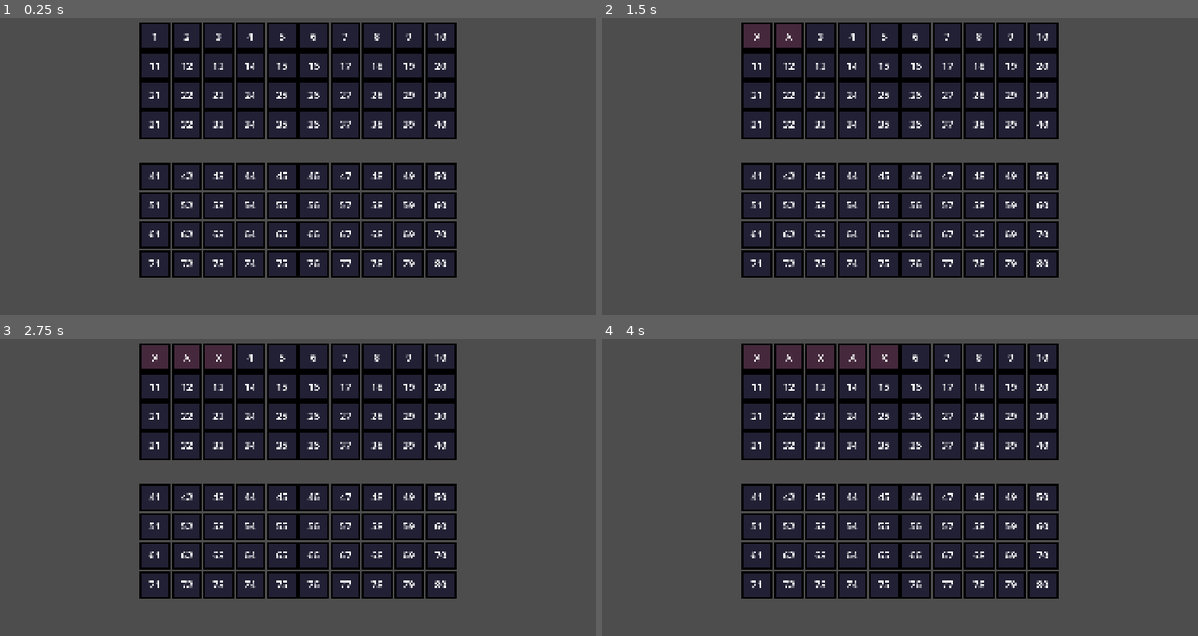
Above: before the commit, frames 1-4 (two rows, left to right).
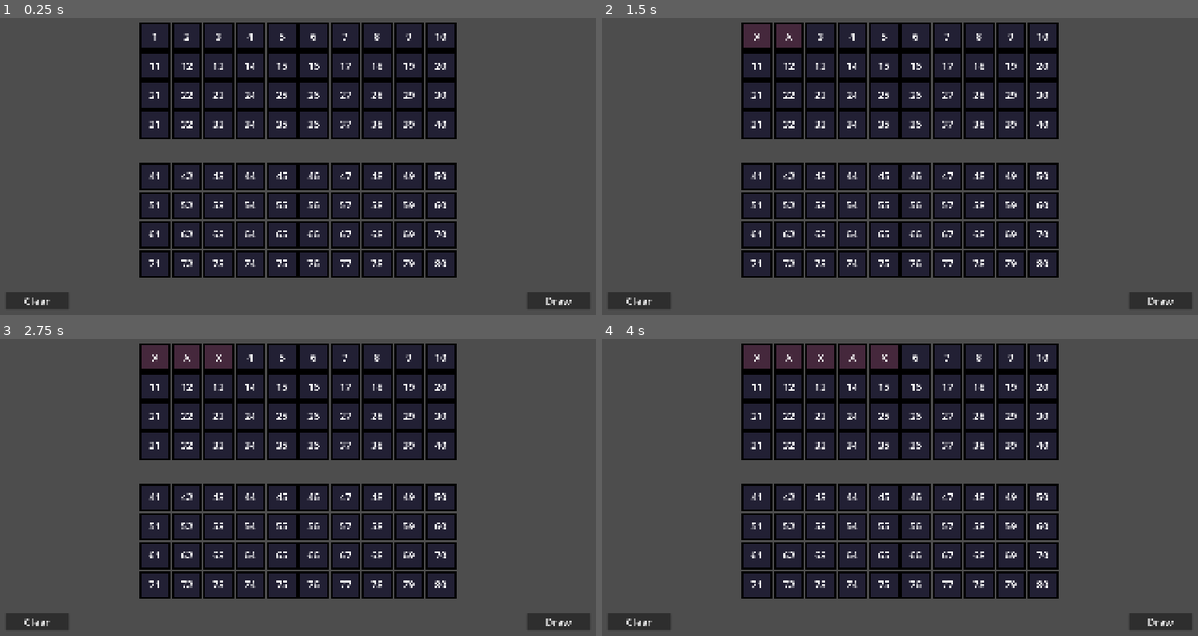
Above: after the commit, the same moments.

Repository: tchrjs/keno
Game: Godot game, scene res://scenes/game/game.tscn
Same seed, same stepped clock (60 frames per second), same inputs: the game is played once before the commit and once after it.
Inputs:
- Up to frame 1 (0.25 s): no input
- Up to frame 2 (1.5 s): click "1" at 0.5 s; click "2" at 1.25 s
- Up to frame 3 (2.75 s): click "3" at 2 s
- Up to frame 4 (4 s): click "4" at 2.75 s; click "5" at 3.5 s

The runs differ from the first frame. In frame 1, 1.2% of the frame differs, in the area x 1-99%, y 92-98%; in frame 2, 1.2%; in frame 3, 1.2%; in frame 4, 1.2%.

Commit message:
added state machine and engines

Diff:
--- /dev/null
+++ b/autoload/keno_engine/keno_engine.gd
@@ -0,0 +1,29 @@
+extends Node
+
+var unpicked_numbers: Array[int] = []
+
+func get_draw(picked_numbers: Array[int]) -> Result:
+	_reset()
+
+	# Get results.
+	var result: Result = Result.new()
+	var drawn_numbers: Array[int] = _draw(MathEngine.draw_number)
+
+	# Set draw results.
+	result.drawn_numbers = drawn_numbers
+	result.picked_numbers = picked_numbers
+	result.credits_won = 0
+	return result
+
+func _reset() -> void:
+	unpicked_numbers = []
+	for i in range(1, MathEngine.pool_size + 1):
+		unpicked_numbers.append(i)
+
+func _draw(draw_number: int) -> Array[int]:
+	var drawn_numbers: Array[int] = []
+	for i in MathEngine.draw_number:
+		var picked_index: int = randi_range(0, unpicked_numbers.size() - 1)
+		drawn_numbers.append(unpicked_numbers[picked_index])
+		unpicked_numbers.remove_at(picked_index)
+	return drawn_numbers
--- a/autoload/math_engine/math_engine.gd
+++ b/autoload/math_engine/math_engine.gd
@@ -5,3 +5,9 @@
 @export var max_pick: int = 10
 @export var draw_number: int = 20
 @export var pool_size: int = 80
+
+var current_result: Result
+
+func draw(picked_numbers: Array[int]) -> void:
+	var result: Result = KenoEngine.get_draw(picked_numbers)
+	current_result = result
--- a/components/board/board.gd
+++ b/components/board/board.gd
@@ -7,8 +7,8 @@
 var spots: Array[Spot] = []
 var marked_spots: Array[Spot] = []
 
+# Add spots onto grid container.
 func _ready() -> void:
-	# Add spots onto grid container.
 	for i in range(1, MathEngine.pool_size + 1):
 		var spot: Spot = spot_scene.instantiate()
 		spot.set_number(i)
@@ -20,6 +20,12 @@
 		else:
 			bottom_grid_container.add_child(spot)
 
+# Clear all marked spots.
+func clear() -> void:
+	for spot in marked_spots.duplicate():
+		_on_spot_mark_toggled(spot, false)
+
+# Update marked spots.
 func _on_spot_mark_toggled(spot: Spot, toggled_on: bool) -> void:
 	if toggled_on:
 		if marked_spots.size() < MathEngine.max_pick:
--- a/components/board/spot.tscn
+++ b/components/board/spot.tscn
@@ -9,6 +9,7 @@
 offset_right = 104.0
 offset_bottom = 96.0
 focus_mode = 0
+toggle_mode = true
 flat = true
 script = ExtResource("1_xdq5v")
 background = NodePath("Background")
--- /dev/null
+++ b/components/dashboard/dashboard.gd
@@ -0,0 +1,22 @@
+class_name Dashboard extends Control
+
+signal draw_pressed
+
+@export var board: Board
+@export var clear_button: Button
+@export var draw_button: Button
+
+func disable_all() -> void:
+	clear_button.disabled = true
+	draw_button.disabled = true
+
+func enable_all() -> void:
+	clear_button.disabled = false
+	draw_button.disabled = false
+
+func _on_clear_button_pressed() -> void:
+	board.clear()
+
+func _on_draw_button_pressed() -> void:
+	disable_all()
+	emit_signal("draw_pressed")
--- /dev/null
+++ b/components/dashboard/dashboard.tscn
@@ -0,0 +1,45 @@
+[gd_scene load_steps=2 format=3 uid="uid://v1nnvw684ug3"]
+
+[ext_resource type="Script" uid="uid://d0dp8nyoprl7t" path="res://components/dashboard/dashboard.gd" id="1_bclks"]
+
+[node name="Dashboard" type="Control" node_paths=PackedStringArray("clear_button", "draw_button")]
+layout_mode = 3
+anchors_preset = 12
+anchor_top = 1.0
+anchor_right = 1.0
+anchor_bottom = 1.0
+grow_horizontal = 2
+grow_vertical = 0
+script = ExtResource("1_bclks")
+clear_button = NodePath("MarginContainer/ClearButton")
+draw_button = NodePath("MarginContainer/DrawButton")
+
+[node name="MarginContainer" type="MarginContainer" parent="."]
+layout_mode = 1
+anchors_preset = 12
+anchor_top = 1.0
+anchor_right = 1.0
+anchor_bottom = 1.0
+offset_top = -91.0
+grow_horizontal = 2
+grow_vertical = 0
+theme_override_constants/margin_left = 38
+theme_override_constants/margin_right = 38
+theme_override_constants/margin_bottom = 38
+
+[node name="ClearButton" type="Button" parent="MarginContainer"]
+custom_minimum_size = Vector2(200, 48)
+layout_mode = 2
+size_flags_horizontal = 0
+theme_override_font_sizes/font_size = 32
+text = "Clear"
+
+[node name="DrawButton" type="Button" parent="MarginContainer"]
+custom_minimum_size = Vector2(200, 48)
+layout_mode = 2
+size_flags_horizontal = 8
+theme_override_font_sizes/font_size = 32
+text = "Draw"
+
+[connection signal="pressed" from="MarginContainer/ClearButton" to="." method="_on_clear_button_pressed"]
+[connection signal="pressed" from="MarginContainer/DrawButton" to="." method="_on_draw_button_pressed"]
--- /dev/null
+++ b/components/keno/idle.gd
@@ -0,0 +1,15 @@
+class_name Idle extends State
+
+@export var dashboard: Dashboard
+
+func _ready() -> void:
+	dashboard.connect("draw_pressed", _on_play_started)
+
+func enter() -> void:
+	dashboard.enable_all()
+
+func exit() -> void:
+	dashboard.disable_all()
+
+func _on_play_started() -> void:
+	transitioned.emit(self, "play")
--- /dev/null
+++ b/components/keno/play.gd
@@ -0,0 +1,15 @@
+class_name Play extends State
+
+@export var board: Board
+
+func _init() -> void:
+	pass
+
+func enter() -> void:
+	var picked_numbers: Array[int] = []
+	for spot in board.marked_spots:
+		picked_numbers.append(spot.number)
+	MathEngine.draw(picked_numbers)
+
+func exit() -> void:
+	pass
--- a/project.godot
+++ b/project.godot
@@ -17,6 +17,7 @@
 
 [autoload]
 
+KenoEngine="*res://autoload/keno_engine/keno_engine.gd"
 MathEngine="*res://autoload/math_engine/math_engine.gd"
 
 [display]
@@ -25,6 +26,17 @@
 window/size/viewport_height=1080
 window/stretch/mode="canvas_items"
 
+[file_customization]
+
+folder_colors={
+"res://assets/": "red",
+"res://autoload/": "orange",
+"res://components/": "purple",
+"res://resources/": "pink",
+"res://scenes/": "teal",
+"res://util/": "blue"
+}
+
 [rendering]
 
 textures/canvas_textures/default_texture_filter=0
--- /dev/null
+++ b/resources/results/result.gd
@@ -0,0 +1,5 @@
+class_name Result extends Resource
+
+@export var drawn_numbers: Array[int] = []
+@export var picked_numbers: Array[int] = []
+@export var credits_won: int = 0
--- /dev/null
+++ b/resources/results/result.tres
@@ -0,0 +1,8 @@
+[gd_resource type="Resource" load_steps=2 format=3 uid="uid://ctoslf05eoqvk"]
+
+[ext_resource type="Script" uid="uid://cdar0sgdcbcj3" path="res://resources/results/result.gd" id="1_dvb5f"]
+
+[resource]
+script = ExtResource("1_dvb5f")
+drawn_numbers = Array[int]([])
+marked_numbers = Array[int]([])
--- a/scenes/game/game.gd
+++ b/scenes/game/game.gd
@@ -1 +1,6 @@
-extends Node
+class_name Game extends Node
+
+@export var state_machine: StateMachine
+
+func _ready() -> void:
+	state_machine.enter_initial_state()
--- a/scenes/game/game.tscn
+++ b/scenes/game/game.tscn
@@ -1,7 +1,32 @@
-[gd_scene load_steps=2 format=3 uid="uid://l577flp108ri"]
+[gd_scene load_steps=7 format=3 uid="uid://l577flp108ri"]
 
+[ext_resource type="Script" uid="uid://kxnas1ki4fwo" path="res://scenes/game/game.gd" id="1_7h61r"]
 [ext_resource type="PackedScene" uid="uid://bbb5whurct50v" path="res://components/board/board.tscn" id="1_sul5r"]
+[ext_resource type="PackedScene" uid="uid://v1nnvw684ug3" path="res://components/dashboard/dashboard.tscn" id="3_0sr1o"]
+[ext_resource type="Script" uid="uid://d4l762fs6cxyv" path="res://components/keno/idle.gd" id="3_5i0tg"]
+[ext_resource type="Script" uid="uid://c4lp8iaajefax" path="res://components/keno/play.gd" id="4_5i0tg"]
+[ext_resource type="Script" uid="uid://brwmd6hywtyyt" path="res://util/state_machine/state_machine.gd" id="4_kelw5"]
 
-[node name="Game" type="Node"]
+[node name="Game" type="Node" node_paths=PackedStringArray("state_machine")]
+script = ExtResource("1_7h61r")
+state_machine = NodePath("StateMachine")
+
+[node name="StateMachine" type="Node" parent="." node_paths=PackedStringArray("initial_state")]
+script = ExtResource("4_kelw5")
+initial_state = NodePath("Idle")
+metadata/_custom_type_script = "uid://brwmd6hywtyyt"
+
+[node name="Idle" type="Node" parent="StateMachine" node_paths=PackedStringArray("dashboard")]
+script = ExtResource("3_5i0tg")
+dashboard = NodePath("../../Dashboard")
+metadata/_custom_type_script = "uid://lyh78ppnftnq"
+
+[node name="Play" type="Node" parent="StateMachine" node_paths=PackedStringArray("board")]
+script = ExtResource("4_5i0tg")
+board = NodePath("../../Board")
+metadata/_custom_type_script = "uid://lyh78ppnftnq"
 
 [node name="Board" parent="." instance=ExtResource("1_sul5r")]
+
+[node name="Dashboard" parent="." node_paths=PackedStringArray("board") instance=ExtResource("3_0sr1o")]
+board = NodePath("../Board")
--- a/scenes/menu/menu.tscn
+++ b/scenes/menu/menu.tscn
@@ -2,5 +2,5 @@
 
 [ext_resource type="Script" uid="uid://c4u3188ig7smt" path="res://scenes/menu/menu.gd" id="1_klgdb"]
 
-[node name="Menu" type="Node2D"]
+[node name="Menu" type="Node"]
 script = ExtResource("1_klgdb")
--- /dev/null
+++ b/util/state_machine/state.gd
@@ -0,0 +1,16 @@
+class_name State extends Node
+
+@warning_ignore("unused_signal")
+signal transitioned(state: State, new_state_name: String)
+
+func enter() -> void:
+	pass
+
+func exit() -> void:
+	pass
+
+func update(_delta: float) -> void:
+	pass
+
+func physics_update(_delta: float) -> void:
+	pass
--- /dev/null
+++ b/util/state_machine/state_machine.gd
@@ -0,0 +1,43 @@
+class_name StateMachine extends Node
+
+@export var initial_state : State
+
+var current_state : State
+var states : Dictionary = {}
+
+func _ready() -> void:
+	for child in get_children():
+		if child is State:
+			states[child.name.to_lower()] = child
+			child.transitioned.connect(_on_child_transition)
+
+func enter_initial_state() -> void:
+	if initial_state:
+		_enter_state(initial_state)
+
+func _process(delta) -> void:
+	if current_state:
+		current_state.update(delta)
+
+func _physics_process(delta) -> void:
+	if current_state:
+		current_state.physics_update(delta)
+
+func _on_child_transition(state: State, new_state_name: String) -> void:
+	if state != current_state:
+		return
+
+	var new_state: State = states.get(new_state_name.to_lower())
+	if !new_state:
+		print("Warning: " + new_state_name + " does not exist.")
+		return
+
+	_enter_state(new_state)
+
+func _enter_state(state: State) -> void:
+	if current_state:
+		current_state.exit()
+
+	current_state = state
+	print("Current State: " + current_state.name)
+	state.enter()
Not shown, added: autoload/keno_engine/keno_engine.gd.uid
Not shown, added: components/dashboard/dashboard.gd.uid
Not shown, added: components/keno/idle.gd.uid
Not shown, added: components/keno/play.gd.uid
Not shown, added: resources/results/result.gd.uid
Not shown, added: util/state_machine/state.gd.uid
Not shown, added: util/state_machine/state_machine.gd.uid
